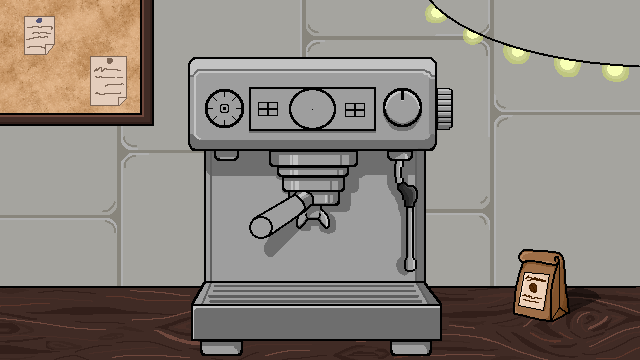
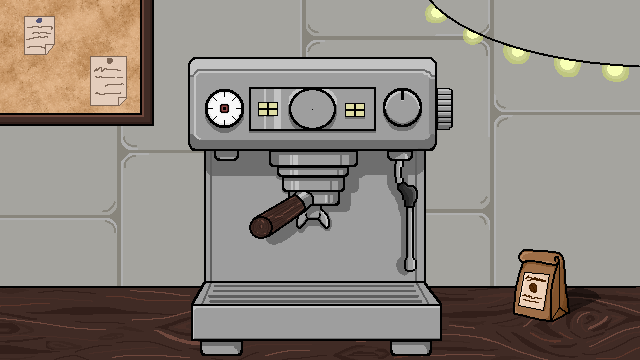
Revision of a layered 640 × 360 image; what changed, layer by layer:
painted on "Capa de pintura 4 Fusionada" over (x1=193, y1=89, x2=440, y2=338)
painted on "Capa de pintura 10" over (x1=193, y1=89, x2=440, y2=338)
painted on "Capa de pintura 5" over (x1=193, y1=89, x2=440, y2=338)
painted on "Capa de pintura 11" over (x1=205, y1=89, x2=365, y2=128)
painted on "Capa de pintura 14 Fusionada" over (x1=193, y1=89, x2=440, y2=320)
painted on "Capa de pintura 14" over (x1=193, y1=89, x2=440, y2=320)
painted on "Capa de pintura 6" over (x1=193, y1=89, x2=440, y2=338)
